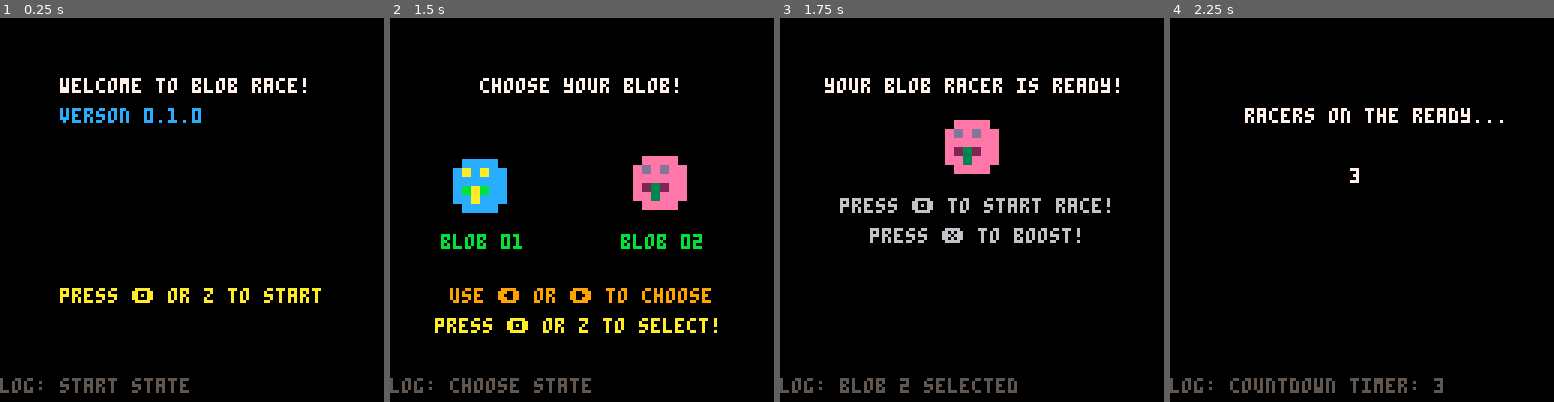
Above: before the commit, frames 1-4 (left to right).
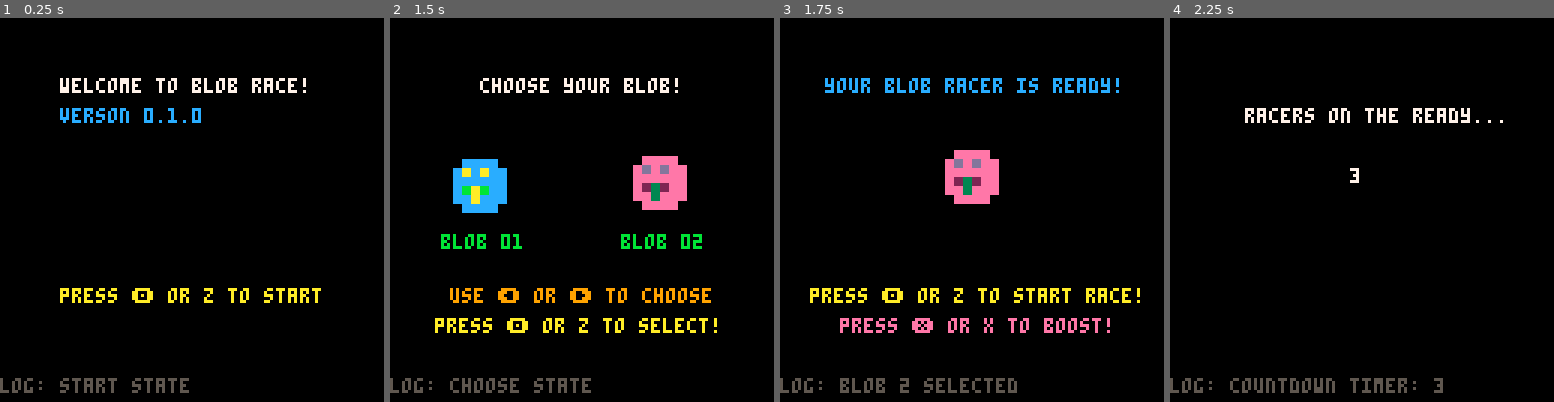
Above: after the commit, the same moments.

Repository: geopet/formula-blob
Game: PICO-8 cartridge blob_race.p8
The game is run twice, just before and just after one commit, with the same random seed, the same clock (stepped at 60 frames per second) and the same inputs.
Inputs:
- Up to frame 1 (0.25 s): no input
- Up to frame 2 (1.5 s): tap X (X key) at 0.33, 1.07 s; tap O (Z key) at 0.7 s
- Up to frame 3 (1.75 s): hold Right from 1.6 s (still down); tap O (Z key) at 1.7 s
- Up to frame 4 (2.25 s): tap X (X key) at 1.85 s; release Right at 2.1 s; tap O (Z key) at 2.1 s

Frames 1-2 are identical in both runs. In frame 3, 8.0% of the frame differs, in the area x 7-94%, y 15-83%; in frame 4, nothing differs.

Commit message:
feat(ui): improve locked in state
We're improving the look of the locked in state with this commit and
adding that additional clarity for the Pico-8 keyboard pieces.

Diff:
--- a/blob_race.p8
+++ b/blob_race.p8
@@ -264,16 +264,16 @@
         -- print log message
         print_log_msg(log_msg)
     elseif (state == "locked_in") then
-        print("your blob racer is ready!", 15, 20, 7)
+        print("your blob racer is ready!", 15, 20, 12)
 
         if (selected_blob == 1) then
-            sspr(blob1_sprite_frame * 8, 0, 8, 8, 52, 32 + blob_pulse, 24, 24, blob1_flip, false)
-        else
-            sspr(blob2_sprite_frame * 8, 0, 8, 8, 52, 32 + blob_pulse_2, 24, 24, blob2_flip, false)
-        end
-
-        print("press 🅾️ to start race!", 20, 60, 6)
-        print("press ❎ to boost!", 30, 70, 6)
+            sspr(blob1_sprite_frame * 8, 0, 8, 8, 52, 42 + blob_pulse, 24, 24, blob1_flip, false)
+        else
+            sspr(blob2_sprite_frame * 8, 0, 8, 8, 52, 42 + blob_pulse_2, 24, 24, blob2_flip, false)
+        end
+
+        print("press 🅾️ or z to start race!", 10, 90, 10)
+        print("press ❎ or x to boost!", 20, 100, 14)
 
         print_log_msg(log_msg)
     elseif (state == "countdown") then
